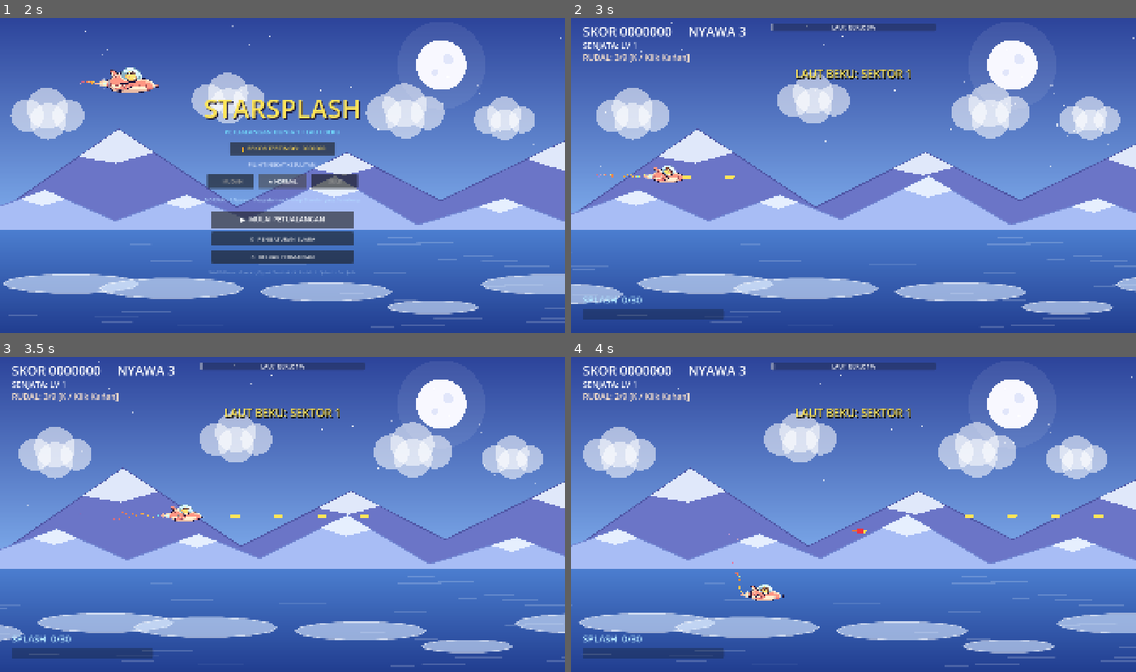
Above: before the commit, frames 1-4 (two rows, left to right).
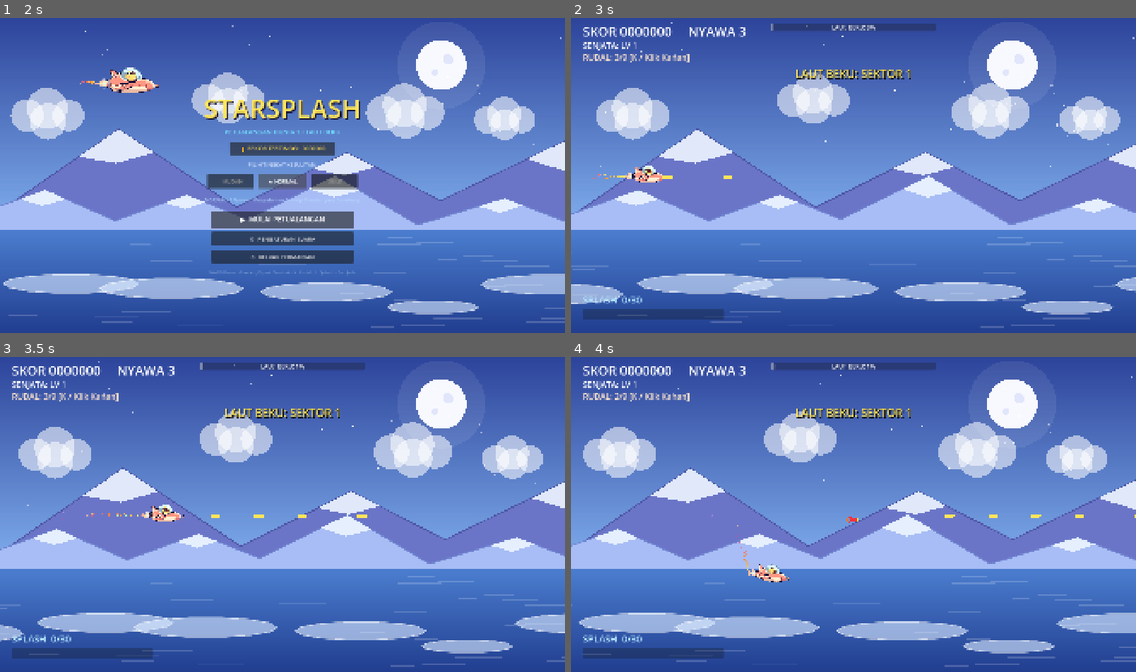
Above: after the commit, the same moments.

Repository: IhsanDwiPutra/Starsplash
Game: Godot game, scene res://scenes/ui/main_menu.tscn
Two runs of this game, one before a commit and one after it. Both use one fixed random seed, a clock stepped at 60 frames per second and the inputs below.
Inputs:
- Up to frame 1 (2 s): click "★ NORMAL" at 0.5 s; click "★ NORMAL" at 1.25 s
- Up to frame 2 (3 s): click "▶ MULAI PETUALANGAN" at 2 s; hold D (move_right) from 2.78 s (still down); hold J (fire) from 2.78 s (still down)
- Up to frame 3 (3.5 s): keep holding D (move_right); keep holding J (fire)
- Up to frame 4 (4 s): release D (move_right) at 3.53 s; release J (fire) at 3.53 s; hold S (move_down) from 3.53 s (still down); tap K (missile) at 3.6 s

Frame 1 is identical in both runs. In frame 2, 0.4% of the frame differs, in the area x 3-29%, y 46-53%; in frame 3, 0.6%; in frame 4, 0.7%, in the area x 24-100%, y 50-78%.

Commit message:
feat(player): implementasi momentum inersia halus, bobot manuver, dan kemiringan aerodinamis kapal Pip

Diff:
--- a/scripts/player/player.gd
+++ b/scripts/player/player.gd
@@ -5,7 +5,12 @@
 
 signal game_over
 
-const SPEED: float = 600.0
+const MAX_SPEED: float = 600.0
+const ACCELERATION: float = 2500.0      ## Percepatan mesin saat menekan arah
+const FRICTION: float = 1900.0          ## Hambatan inersia saat meluncur melepas tombol
+const BRAKING_FORCE: float = 3600.0     ## Tenaga rem saat berbalik arah melawan inersia
+const MAX_TILT_DEG: float = 7.5         ## Kemiringan badan pesawat saat naik/turun
+const TILT_SPEED: float = 9.0           ## Kecepatan respon miring badan pesawat
 const INVULN_TIME: float = 2.0
 const SCREEN_MARGIN: Vector2 = Vector2(60.0, 40.0)
 
@@ -19,6 +24,7 @@
 const SplashWaveScene: PackedScene = preload("res://scenes/fx/splash_wave.tscn")
 const ExplosionScene: PackedScene = preload("res://scenes/fx/explosion.tscn")
 
+var _velocity: Vector2 = Vector2.ZERO
 var _cooldown: float = 0.0
 var _missile_cooldown: float = 0.0
 var _invuln: float = 0.0
@@ -51,25 +57,55 @@
 
 func _move(delta: float) -> void:
 	var dir: Vector2 = Input.get_vector("move_left", "move_right", "move_up", "move_down")
-	position += dir * SPEED * delta
+	var target_vel: Vector2 = dir * MAX_SPEED
+
+	# Inersia sumbu horizontal (X) dengan bobot akselerasi dan pengereman balik arah
+	if dir.x != 0.0:
+		var accel_x: float = BRAKING_FORCE if (_velocity.x * dir.x < 0.0) else ACCELERATION
+		_velocity.x = move_toward(_velocity.x, target_vel.x, accel_x * delta)
+	else:
+		_velocity.x = move_toward(_velocity.x, 0.0, FRICTION * delta)
+
+	# Inersia sumbu vertikal (Y)
+	if dir.y != 0.0:
+		var accel_y: float = BRAKING_FORCE if (_velocity.y * dir.y < 0.0) else ACCELERATION
+		_velocity.y = move_toward(_velocity.y, target_vel.y, accel_y * delta)
+	else:
+		_velocity.y = move_toward(_velocity.y, 0.0, FRICTION * delta)
+
+	# Update posisi berdasarkan kecepatan saat ini
+	position += _velocity * delta
+
+	# Batasi agar tetap di dalam layar dan redam sisa kecepatan saat mentok batas
 	var size: Vector2 = get_viewport_rect().size
+	var prev_pos: Vector2 = position
 	position.x = clampf(position.x, SCREEN_MARGIN.x, size.x - SCREEN_MARGIN.x)
 	position.y = clampf(position.y, SCREEN_MARGIN.y, size.y - SCREEN_MARGIN.y)
-
-	# Efek dinamik semburan jet roket saat akselerasi
+	if position.x != prev_pos.x:
+		_velocity.x = 0.0
+	if position.y != prev_pos.y:
+		_velocity.y = 0.0
+
+	# Kemiringan badan kapal (Aerodynamic Pitch Lean saat naik / turun)
+	var target_tilt: float = (_velocity.y / MAX_SPEED) * deg_to_rad(MAX_TILT_DEG)
+	rotation = lerp_angle(rotation, target_tilt, delta * TILT_SPEED)
+
+	# Efek dinamik semburan jet roket saat akselerasi dan meluncur
 	if _thruster_flame != null:
 		if dir.x > 0.1:
-			_thruster_flame.initial_velocity_min = 220.0
-			_thruster_flame.initial_velocity_max = 330.0
+			_thruster_flame.initial_velocity_min = 230.0
+			_thruster_flame.initial_velocity_max = 340.0
 			_thruster_flame.lifetime = 0.35
 		elif dir.x < -0.1:
-			_thruster_flame.initial_velocity_min = 70.0
-			_thruster_flame.initial_velocity_max = 130.0
-			_thruster_flame.lifetime = 0.20
+			_thruster_flame.initial_velocity_min = 60.0
+			_thruster_flame.initial_velocity_max = 120.0
+			_thruster_flame.lifetime = 0.18
 		else:
-			_thruster_flame.initial_velocity_min = 130.0
-			_thruster_flame.initial_velocity_max = 210.0
-			_thruster_flame.lifetime = 0.28
+			# Saat idle atau meluncur inersia
+			var speed_ratio: float = clampf(_velocity.x / MAX_SPEED, -0.5, 1.0)
+			_thruster_flame.initial_velocity_min = lerpf(110.0, 200.0, maxf(0.0, speed_ratio))
+			_thruster_flame.initial_velocity_max = lerpf(180.0, 290.0, maxf(0.0, speed_ratio))
+			_thruster_flame.lifetime = lerpf(0.24, 0.32, maxf(0.0, speed_ratio))
 
 
 func _handle_fire(delta: float) -> void:
@@ -181,6 +217,8 @@
 	if GameState.lives <= 0:
 		_dead = true
 		visible = false
+		_velocity = Vector2.ZERO
+		rotation = 0.0
 		if _thruster_flame != null:
 			_thruster_flame.emitting = false
 		if _stardust_trail != null:
@@ -204,6 +242,8 @@
 	_dead = false
 	visible = true
 	position = spawn_pos
+	_velocity = Vector2.ZERO
+	rotation = 0.0
 	_invuln = 2.5
 	if _thruster_flame != null:
 		_thruster_flame.emitting = true
Not shown, changed: docs/BALANCE.md
Not shown, changed: docs/DECISIONS.md
